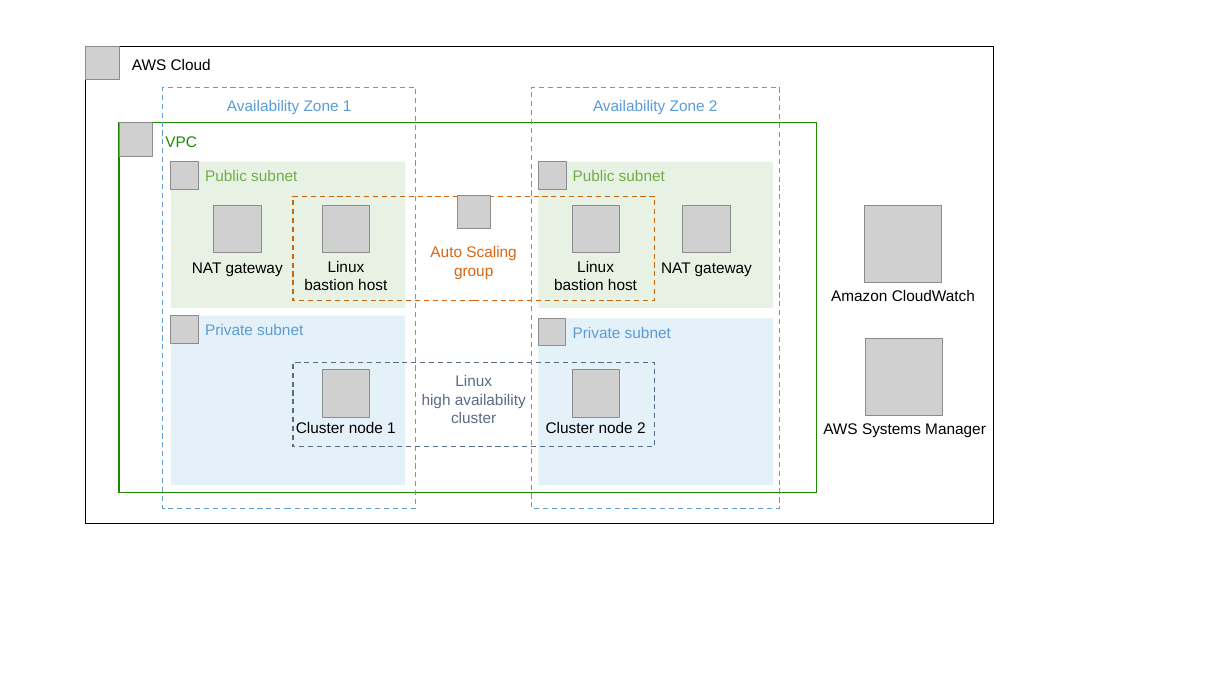
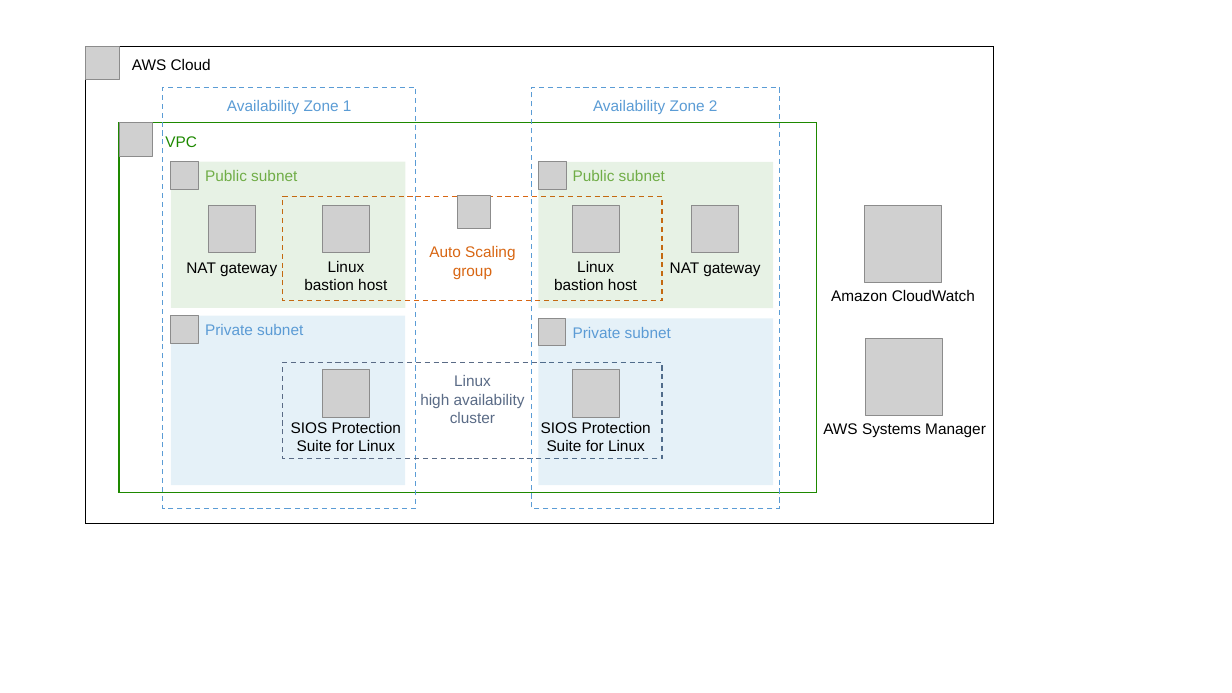
Before and after one commit to aws-quickstart/quickstart-sios-protection-suite, a slide deck: slide 1 of docs/images/SIOS Protection Suite architecture.pptx. Drawn at 1232x693 pixels with LibreOffice and Linux fonts; fonts in the diff are those of the drawing; grey boxes stand for pictures. Boxes give left, top, right and bottom in pixels: in the first picture for what was removed or moved away, otherwise in the second. Text is boxed around its words. In the diff, an @@ line names an element or a change of style, - is before the commit and + after.

```diff
--- a/docs/images/SIOS Protection Suite architecture.pptx
+++ b/docs/images/SIOS Protection Suite architecture.pptx
@@ picture: place and size @@
-picture at [213,205,261,252]
+picture at [208,205,255,252]
@@ rectangle "Auto Scaling": place and size @@
-rectangle "Auto Scaling" at [293,196,654,300]
+rectangle "Auto Scaling" at [283,196,663,300]
@@ picture: place and size @@
-picture at [683,205,730,252]
+picture at [691,205,738,252]
@@ text "NAT gateway": place and size @@
-text "NAT gateway" at [192,262,283,276]
+text "NAT gateway" at [186,262,277,276]
@@ text "NAT gateway": place and size @@
-text "NAT gateway" at [661,262,752,276]
+text "NAT gateway" at [670,262,760,276]
@@ rectangle "Linux": place and size @@
-rectangle "Linux" at [293,362,654,446]
+rectangle "Linux" at [283,362,663,458]
@@ text at [291,422,401,451]: text changed @@
-Cluster node 1
+SIOS Protection Suite for Linux
@@ text at [541,422,651,451]: text changed @@
-Cluster node 2
+SIOS Protection Suite for Linux
```
Also in this commit, not shown: 2 other files.
